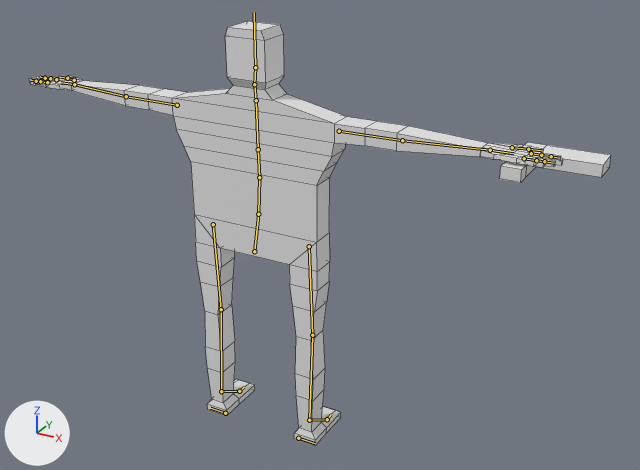
The Blender file Assets/Blender/gruntBasicEnemy.blend: old version first, new version second.
One viewpoint serves both versions: a camera (50 mm lens) standing at (1.77, -2.73, 2.31) and looking at (0.19, 0.13, 0.88). The axes (+X, +Y, +Z) are drawn at lower left. The lights are the same throughout. The first picture is the older version. The bones that bend it are drawn over the model as lines. Mesh edges are drawn as thin lines.

Names of what the first picture shows: 'GruntMesh', 'SimpleGun'.
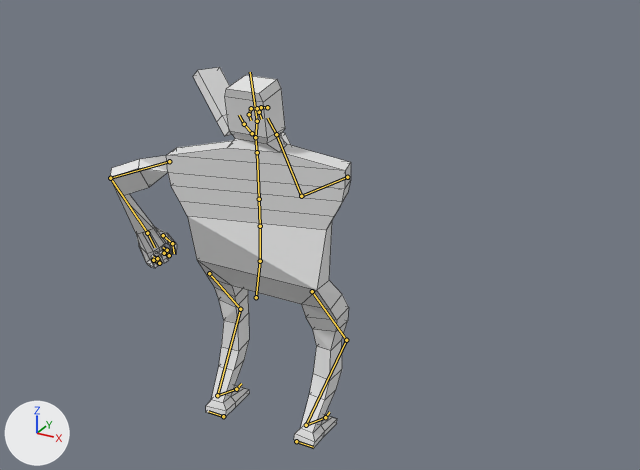
Commit message: made melee attack for grunt

The newer file adds an action. The first version stands in its rest pose; the second is drawn at frame 6 of the action 'meleeAttack'.

What the commit changed:
Bone 'root' (bone_root) moves from (0.0, 0.0, 0.0) to (0.0, 0.0, -0.204).
Bone 'ik.leg.controller.R' (bone_ik_leg_controller_r) moves from (0.0, 0.0, 0.0) to (-0.011, -0.127, -0.158).
Bone 'ik.leg.controller.R' (bone_ik_leg_controller_r) turns from (0, 0, 0) to (-9, 1, 1) degrees about its own x, y and z.
Bone 'ik.target.leg.R' (bone_ik_target_leg_r) moves from (0.0, 0.0, 0.0) to (0.141, 0.385, 0.255).
Bone 'torso' (bone_torso) turns from (0, 0, 0) to (0, 14, 2) degrees about its own x, y and z.
Bone 'hand.L.001' (bone_hand_l_001) turns from (0, 0, 0) to (0, 0, 88) degrees about its own x, y and z.
Bone 'hand.L.002' (bone_hand_l_002) turns from (0, 0, 0) to (0, 0, 88) degrees about its own x, y and z.
Bone 'hand.L.003' (bone_hand_l_003) turns from (0, 0, 0) to (0, 0, 88) degrees about its own x, y and z.
Bone 'hand.L.004' (bone_hand_l_004) turns from (0, 0, 0) to (0, 0, 88) degrees about its own x, y and z.
Bone 'hand.L.005' (bone_hand_l_005) turns from (0, 0, 0) to (0, 0, 88) degrees about its own x, y and z.
Bone 'hand.L.006' (bone_hand_l_006) turns from (0, 0, 0) to (0, 0, 88) degrees about its own x, y and z.
Bone 'hand.L.007' (bone_hand_l_007) turns from (0, 0, 0) to (0, 0, 25) degrees about its own x, y and z.
Bone 'hand.L.008' (bone_hand_l_008) turns from (0, 0, 0) to (28, 0, 0) degrees about its own x, y and z.
Bone 'hand.R.001' (bone_hand_r_001) turns from (0, 0, 0) to (0, 0, -55) degrees about its own x, y and z.
Bone 'hand.R.002' (bone_hand_r_002) turns from (0, 0, 0) to (0, 0, -55) degrees about its own x, y and z.
Bone 'hand.R.003' (bone_hand_r_003) turns from (0, 0, 0) to (0, 0, -55) degrees about its own x, y and z.
Bone 'hand.R.004' (bone_hand_r_004) turns from (0, 0, 0) to (0, 0, -55) degrees about its own x, y and z.
Bone 'hand.R.005' (bone_hand_r_005) turns from (0, 0, 0) to (0, 0, -55) degrees about its own x, y and z.
Bone 'hand.R.006' (bone_hand_r_006) turns from (0, 0, 0) to (0, 0, -55) degrees about its own x, y and z.
Bone 'hand.R.007' (bone_hand_r_007) moves from (0.0, 0.0, 0.0) to (0.068, -0.002, 0.006).
Bone 'hand.R.007' (bone_hand_r_007) turns from (0, 0, 0) to (57, -81, -66) degrees about its own x, y and z.
Bone 'thigh.L' (bone_thigh_l) moves from (0.0, 0.0, 0.0) to (0.0, -0.003, 0.044).
Bone 'thigh.R' (bone_thigh_r) moves from (0.0, 0.0, 0.0) to (0.0, 0.001, -0.022).
Bone 'ik.leg.controller.L' (bone_ik_leg_controller_l) moves from (0.0, 0.0, 0.0) to (0.011, -0.127, -0.158).
Bone 'ik.leg.controller.L' (bone_ik_leg_controller_l) turns from (0, 0, 0) to (-9, -1, -1) degrees about its own x, y and z.
Bone 'ik.controller.head' (bone_ik_controller_head) turns from (0, 0, 0) to (11, 0, 0) degrees about its own x, y and z.
Bone 'ik.controller.arm.L' (bone_ik_controller_arm_l) moves from (0.0, 0.0, 0.0) to (-0.356, -0.414, 0.093).
Bone 'ik.controller.arm.L' (bone_ik_controller_arm_l) turns from (0, 0, 0) to (-20, 15, 93) degrees about its own x, y and z.
Bone 'ik.target.leg.L' (bone_ik_target_leg_l) moves from (0.0, 0.0, 0.0) to (-0.141, 0.385, 0.255).
Bone 'ik.controller.arm.R' (bone_ik_controller_arm_r) moves from (0.0, 0.0, 0.0) to (-0.043, -0.969, -0.251).
Bone 'ik.controller.arm.R' (bone_ik_controller_arm_r) turns from (0, 0, 0) to (-167, 9, -45) degrees about its own x, y and z.
Bone 'ik.target.arm.R' (bone_ik_target_arm_r) moves from (0.0, 0.0, 0.0) to (-0.188, 0.0, -0.436).
Bone 'ik.target.arm.L' (bone_ik_target_arm_l) moves from (0.0, 0.0, 0.0) to (0.188, 0.0, -0.436).

Where the change shows, as pixel boxes [x1, y1, x2, y2] in the pictures (640 x 470 px):
'GruntMesh', posed (55% narrower, 12% shorter)
    before: [29, 21, 563, 446]
    after: [110, 75, 351, 448]
'SimpleGun', posed
    before: [500, 142, 611, 183]
    after: [193, 67, 232, 136]
bone 'torso', root to tip
    before: (258, 214) to (259, 177)
    after: (260, 261) to (260, 226)
bone 'hand.L.001', root to tip
    before: (47, 82) to (40, 81)
    after: (153, 260) to (159, 263)
bone 'hand.L.002', root to tip
    before: (40, 81) to (36, 81)
    after: (159, 263) to (157, 258)
bone 'hand.L.003', root to tip
    before: (36, 81) to (31, 80)
    after: (157, 258) to (153, 256)
bone 'hand.L.004', root to tip
    before: (56, 79) to (50, 78)
    after: (164, 253) to (169, 255)
bone 'hand.L.005', root to tip
    before: (50, 78) to (45, 78)
    after: (169, 255) to (167, 250)
bone 'hand.L.006', root to tip
    before: (45, 78) to (40, 77)
    after: (167, 250) to (163, 247)
bone 'hand.L.007', root to tip
    before: (74, 80) to (67, 78)
    after: (163, 235) to (172, 243)
bone 'hand.L.008', root to tip
    before: (67, 78) to (60, 77)
    after: (172, 243) to (174, 253)
bone 'hand.R.001', root to tip
    before: (524, 158) to (536, 160)
    after: (267, 107) to (261, 107)
bone 'hand.R.002', root to tip
    before: (536, 160) to (544, 161)
    after: (261, 107) to (259, 112)
bone 'hand.R.003', root to tip
    before: (544, 161) to (553, 163)
    after: (259, 112) to (261, 119)
bone 'hand.R.004', root to tip
    before: (531, 153) to (541, 155)
    after: (257, 108) to (251, 108)
bone 'hand.R.005', root to tip
    before: (541, 155) to (551, 156)
    after: (251, 108) to (249, 114)
bone 'hand.R.006', root to tip
    before: (551, 156) to (559, 158)
    after: (249, 114) to (251, 120)
bone 'hand.R.007', root to tip
    before: (512, 147) to (528, 149)
    after: (252, 133) to (244, 124)
bone 'thigh.L', root to tip
    before: (213, 224) to (221, 309)
    after: (209, 273) to (240, 309)
bone 'thigh.R', root to tip
    before: (309, 246) to (312, 335)
    after: (312, 291) to (346, 340)
